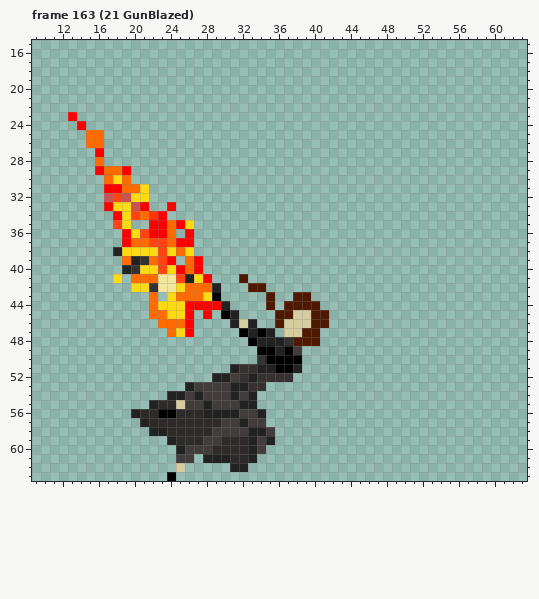
File history of a pixel-art file, GWS/Sprites/Movesets/GL Moveset/GL_Full_Moveset.ase. That is the earlier state.
64x64 pixels, 280 frames. Colours within 5 levels of each other are drawn and written as one. Shown: frame 163 (21 GunBlazed): x 9..63, y 15..63. The commit also changed other frames, which this record leaves out.
The same view after the edit:
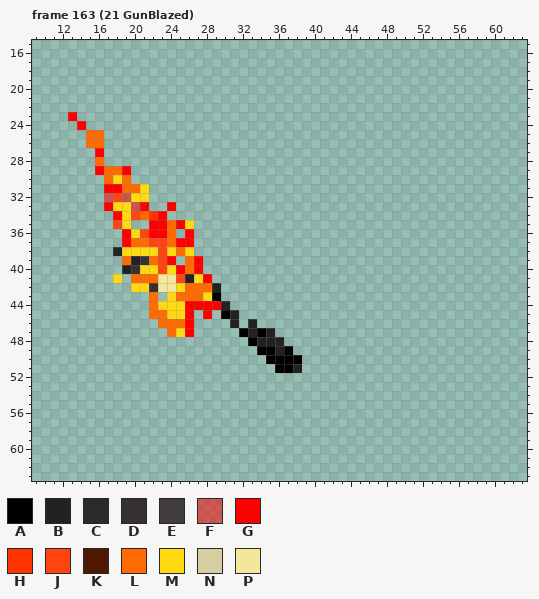
Palette (. is transparent): A #000000  B #222222  C #2e2a2a  D #363131  E #423c3c  F #ff000087  G #ff0000  H #ff3300  J #ff4412  K #4f1800  L #ff6b00  M #ffda12  N #d6cda0  P #f4e69a
Difference:
Changed rows in their new state; - is an unchanged pixel.
Frame 163 (21 GunBlazed), layer "Layer 1":
first column x 20:
41 ------------.---------
42 -------------..-------
43 ---------------.--..--
44 ---------------.-....-
45 ----------------......
46 ------------.---......
47 -----------------....-
48 -----------------....-
49 ------------------.---
50 --------------.-------
51 -----------.....------
52 ---------.........----
53 ------.........-------
54 ----..........--------
55 --............--------
56 ...............-------
57 -..............-------
58 --..............------
59 ----............------
60 -----..........-------
61 -----..-......--------
62 -----.-----..---------
63 ----.-----------------
Changed places in both pictures, as pixel boxes (x1, y1, x2, y2):
erased: (131, 274, 329, 481)
